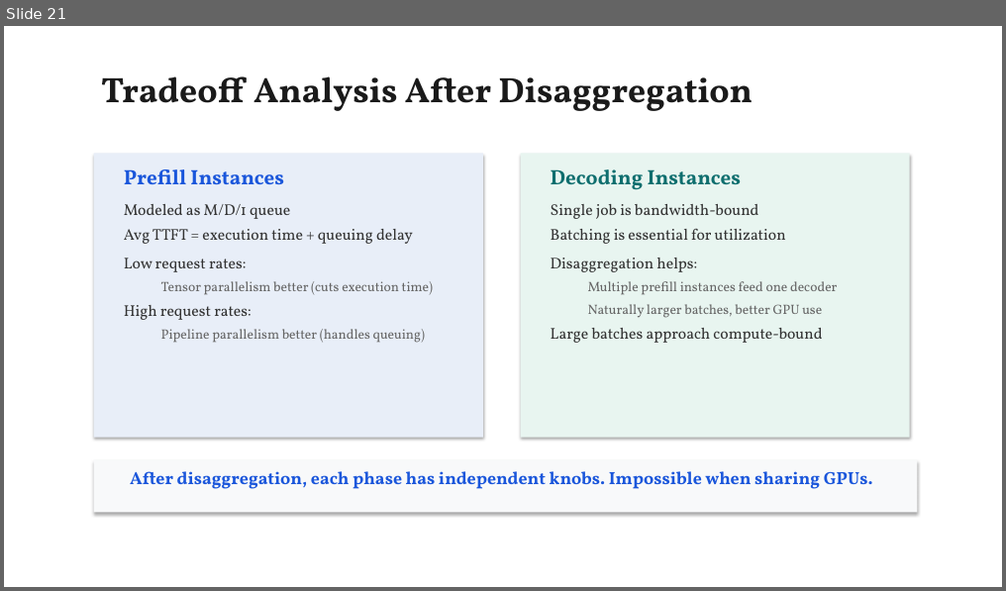
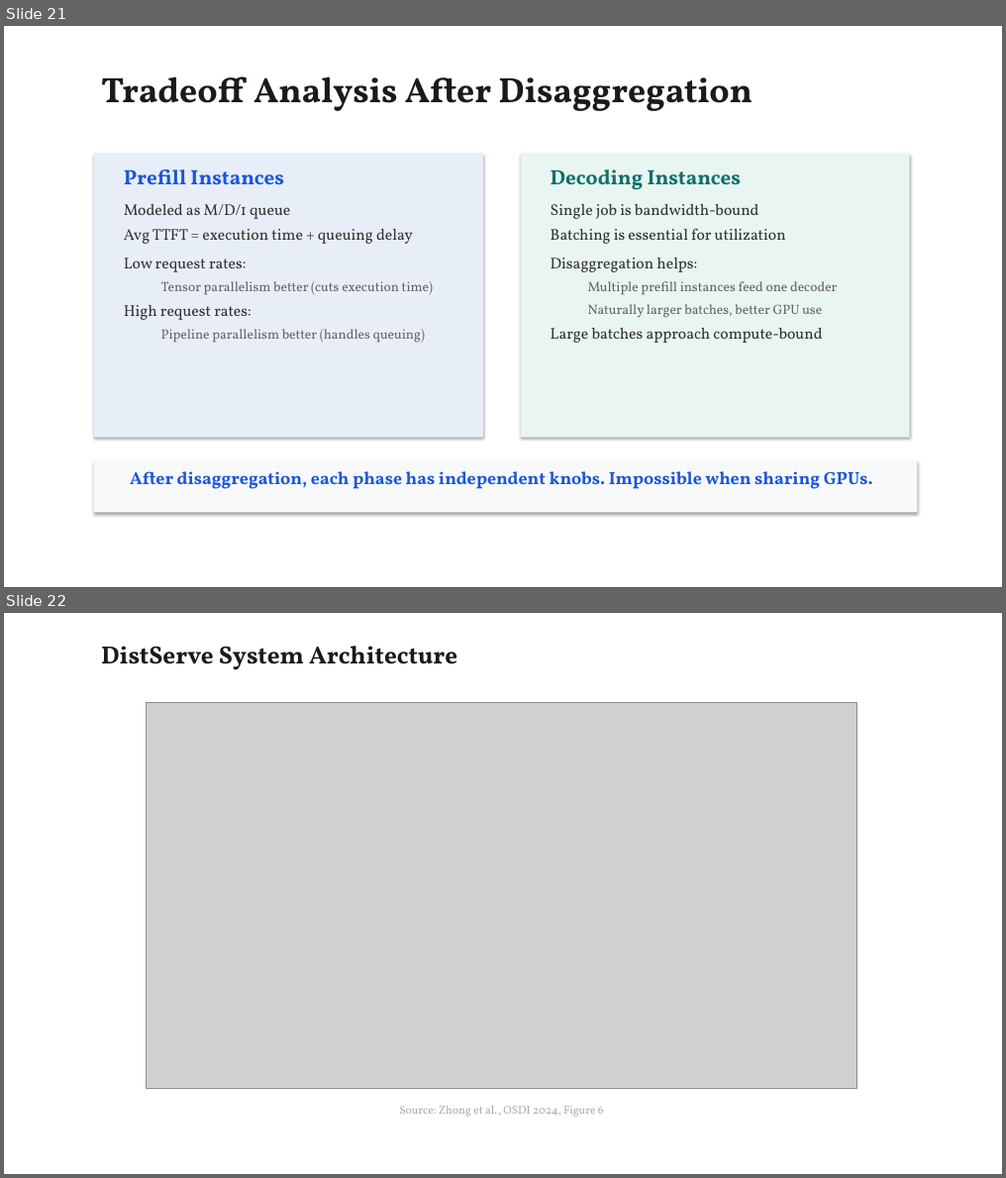
Before and after one commit to beratcelik1/llm-inference-phase-disaggregation, a slide deck: presentation/Phase_Disaggregation_LLM_Inference.pptx. Shown one above the other, each under a label of ours: slide 21 before the commit, slides 21 and 22 after it. The pictures are 1006x591 and 1006x1178 pixels, drawn with LibreOffice and Linux fonts; fonts in the diff are those of the drawing; grey boxes stand for pictures. Boxes give left, top, right and bottom in pixels: in the first picture for what was removed or moved away, otherwise in the second. Text is boxed around its words. In the diff, an @@ line names an element or a change of style, - is before the commit and + after.

Commit message:
feat: add manual screenshots, proper references, references slide
- 8 paper figures from manual screenshots
- Figure captions now cite Source: Author et al., Venue, Figure N
- Added References slide (Splitwise, DistServe, Sarathi, vLLM, FlexGen)
- 33 slides total
- Regenerated all PDFs

```diff
--- a/presentation/Phase_Disaggregation_LLM_Inference.pptx
+++ b/presentation/Phase_Disaggregation_LLM_Inference.pptx
@@ slide 22 added at bbox=[4, 613, 1002, 1174], background #FFFFFF @@
@@ text added at bbox=[101, 646, 457, 670], 24 pt, text #1A1A1A, bold @@
+DistServe System Architecture
@@ picture added at bbox=[147, 703, 857, 1088] @@
@@ text added at bbox=[399, 1106, 604, 1117], 11 pt, text #AAAAAA @@
+Source: Zhong et al., OSDI 2024, Figure 6
```
Also in this commit, not shown: 1 slide changed, 5 other slides added, 5 slides removed, 13 other files.
